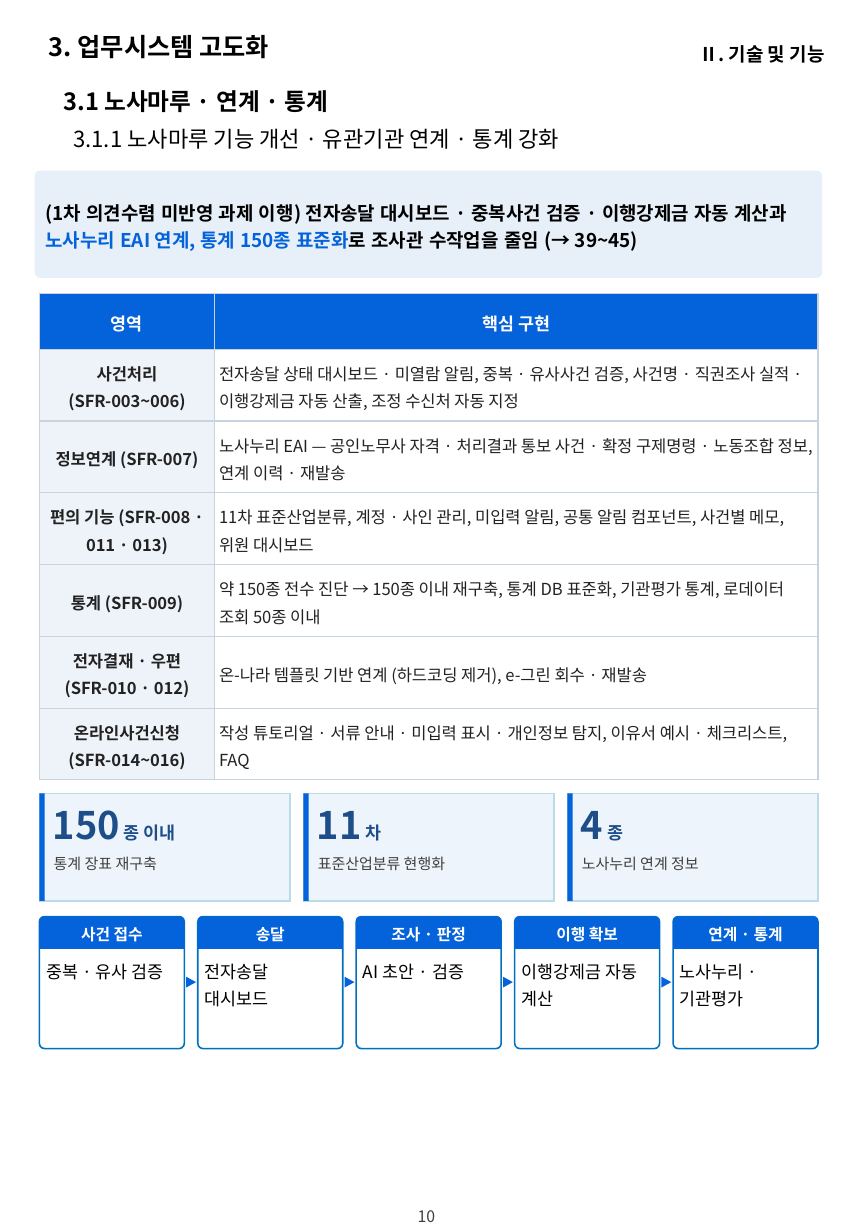
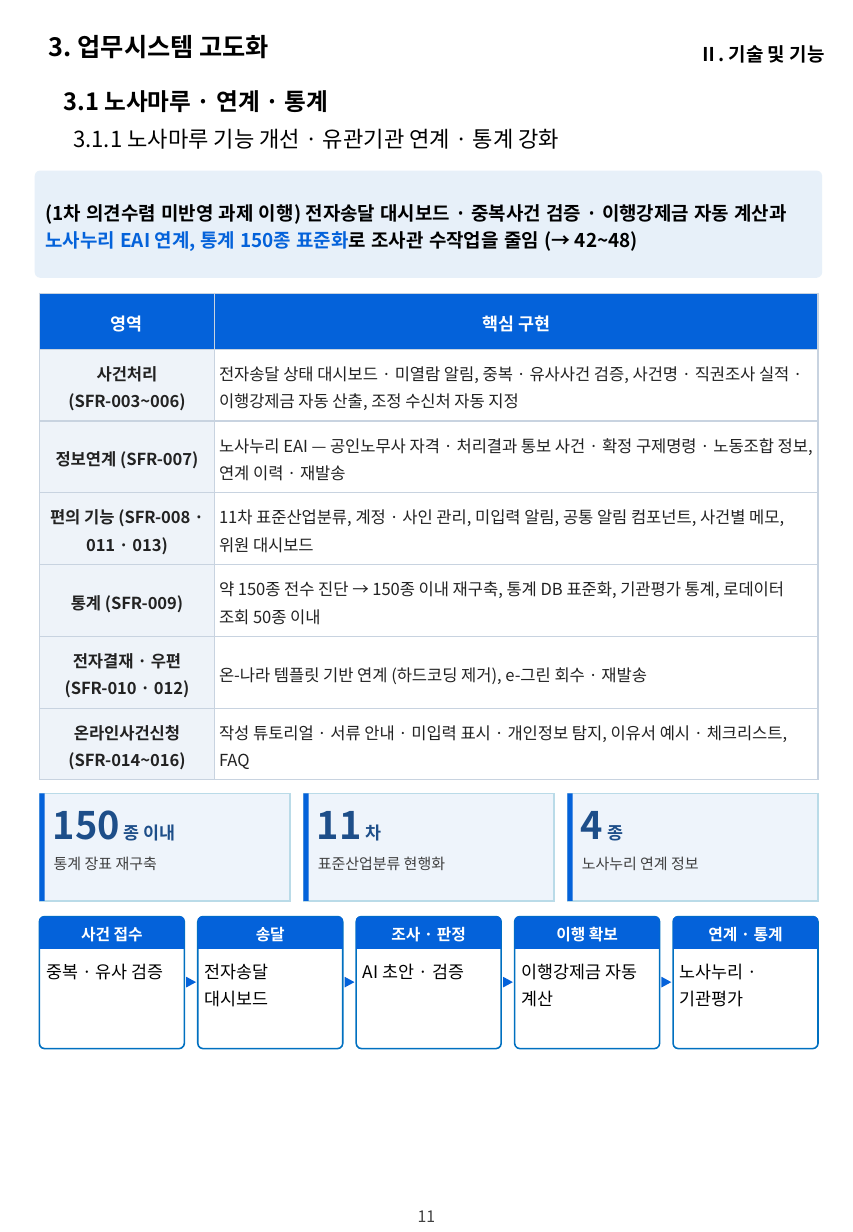
Before and after one commit to hwangsteeve-tech/hbjw, a slide deck: slide 11 of proposals/2026-11_nlrc-ai-labor-commission/nlrc_제안요약서.pptx (slide 10 before the commit). Drawn at 853x1232 pixels with LibreOffice and Linux fonts; fonts in the diff are those of the drawing; background and template pictures are left out. Boxes give left, top, right and bottom in pixels: in the first picture for what was removed or moved away, otherwise in the second. Text is boxed around its words. In the diff, an @@ line names an element or a change of style, - is before the commit and + after.

```diff
--- a/proposals/2026-11_nlrc-ai-labor-commission/nlrc_제안요약서.pptx
+++ b/proposals/2026-11_nlrc-ai-labor-commission/nlrc_제안요약서.pptx
@@ text in rounded rectangle at (45,204,787,251): text changed @@
-(1차 의견수렴 미반영 과제 이행) 전자송달 대시보드 · 중복사건 검증 · 이행강제금 자동 계산과 노사누리 EAI 연계, 통계 150종 표준화로 조사관 수작업을 줄임 (→ 39~45)
+(1차 의견수렴 미반영 과제 이행) 전자송달 대시보드 · 중복사건 검증 · 이행강제금 자동 계산과 노사누리 EAI 연계, 통계 150종 표준화로 조사관 수작업을 줄임 (→ 42~48)
@@ page number at (418,1210,436,1222): text changed @@
-10
+11
@@ text at (419,1210,435,1222): text changed @@
-10
+11
```
Also in this commit, not shown: 8 other slides changed, 1 slide added, 7 other files.
